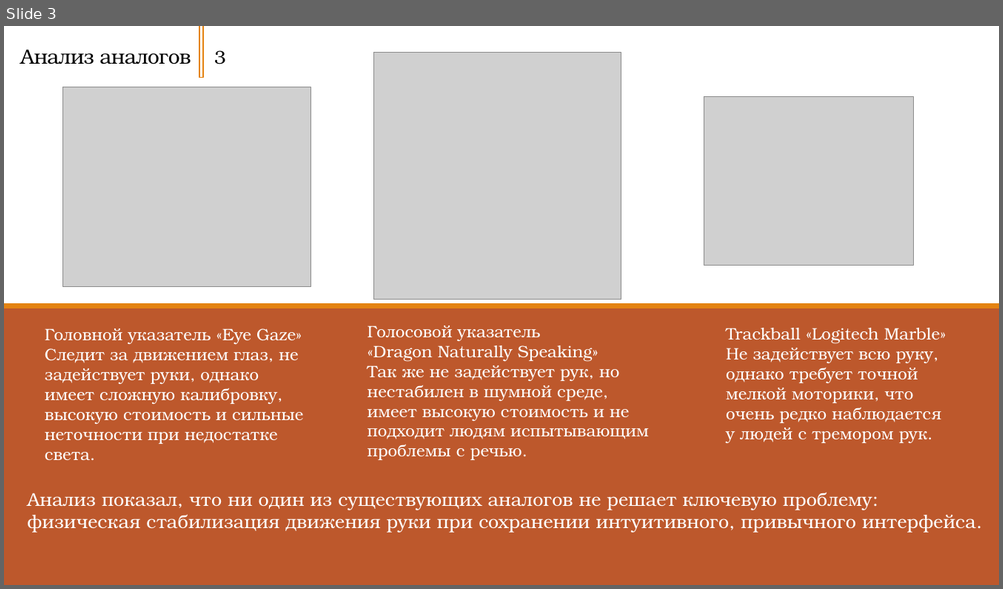
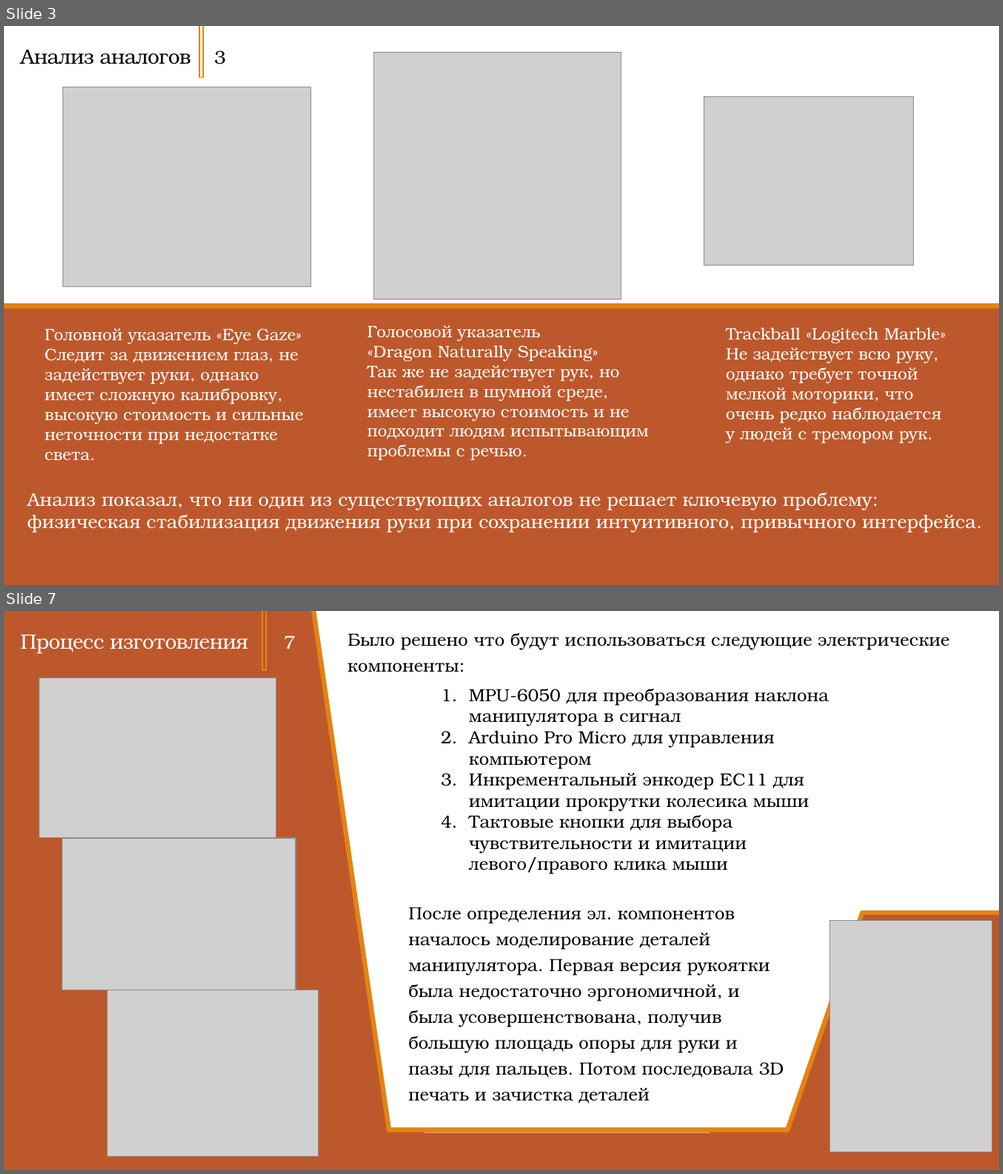
Before and after one commit to Zerocummer/Mmm-Yummers, a slide deck: Мышка для людей с ОВЗ/Документы/Презентация о манипуляторе.pptx. Shown one above the other, each under a label of ours: slide 3 before the commit, slides 3 and 7 after it; the slides between them are not shown. The pictures are 1003x589 and 1003x1174 pixels, drawn with LibreOffice and Linux fonts; fonts in the diff are those of the drawing; grey boxes stand for pictures. Boxes give left, top, right and bottom in pixels: in the first picture for what was removed or moved away, otherwise in the second. Text is boxed around its words. In the diff, an @@ line names an element or a change of style, - is before the commit and + after.

```diff
--- a/Мышка для людей с ОВЗ/Документы/Презентация о манипуляторе.pptx
+++ b/Мышка для людей с ОВЗ/Документы/Презентация о манипуляторе.pptx
@@ slide 7 added at box(4, 611, 999, 1170), background #FFFFFF @@
@@ freeform shape added at box(4, 611, 400, 1170), fill #BD582C, outline #E48312 4.5 pt @@
@@ rectangle added at box(262, 611, 266, 671), outline #E48312 1.25 pt @@
@@ title added at box(20, 635, 248, 654), 20 pt, text #FFFFFF @@
+Процесс изготовления
@@ text added at box(284, 636, 296, 649), 18 pt, text #FFFFFF @@
+7
@@ text added at box(347, 633, 949, 672), 17 pt, text #000000 @@
+Было решено что будут использоваться следующие электрические компоненты:
@@ picture added at box(40, 678, 276, 839) @@
@@ text added at box(469, 688, 828, 874), 17 pt, text #000000 @@
+1. MPU-6050 для преобразования наклона манипулятора в сигнал
+2. Arduino Pro Micro для управления компьютером
+3. Инкрементальный энкодер EC11 для имитации прокрутки колесика мыши
+4. Тактовые кнопки для выбора чувствительности и имитации левого/правого клика мыши
@@ rectangle added at box(96, 749, 921, 759), fill #FFFFFF @@
@@ picture added at box(62, 839, 296, 991) @@
@@ text added at box(408, 907, 770, 1104), 17 pt, text #000000 @@
+После определения эл. компонентов началось моделирование деталей манипулятора. Первая версия рукоятки была недостаточно эргономичной, и была усовершенствована, получив большую площадь опоры для руки и пазы для пальцев. Потом последовала 3D печать и зачистка деталей
@@ rectangle added at box(761, 914, 999, 1170), fill #BD582C, outline #E48312 4.5 pt @@
@@ picture added at box(830, 921, 992, 1153) @@
@@ rectangle added at box(862, 913, 999, 1170), fill #BD582C, outline #E48312 4.5 pt @@
@@ rectangle added at box(865, 916, 999, 982), fill #BD582C, outline #BD582C 1.25 pt @@
@@ picture added at box(107, 991, 318, 1157) @@
@@ rectangle added at box(4, 1133, 999, 1170), fill #BD582C @@
@@ rectangle added at box(4, 1128, 999, 1133), fill #E48312 @@
@@ rectangle added at box(346, 1134, 424, 1170), fill #BD582C, outline #BD582C 1.25 pt @@
@@ rectangle added at box(710, 1134, 788, 1170), fill #BD582C, outline #BD582C 1.25 pt @@
```
Also in this commit, not shown: 2 slides changed, 3 other slides added, 1 slide removed, 1 other file.
